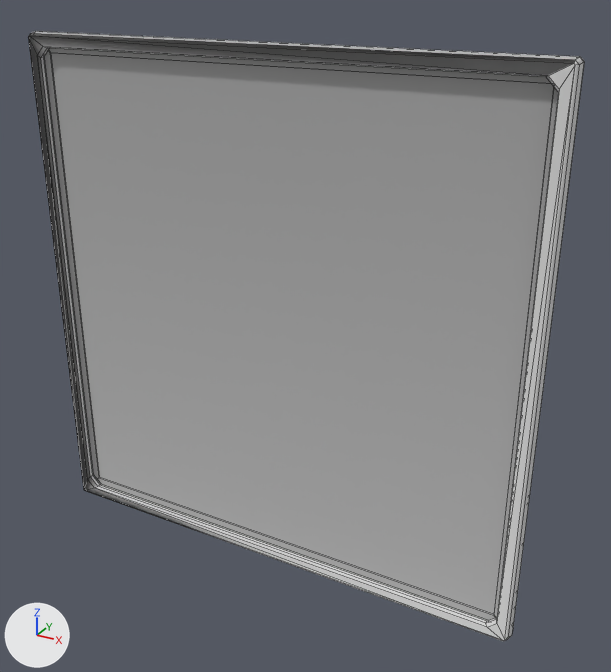
What one commit did to the Blender file LargeTransparentDisplay.blend.
Before and after are seen from a 50 mm camera at (1.88, -4.26, 1.54) aimed at (0.15, -1.13, -0.02). Every picture has the same lights, and +X, +Y and +Z are marked at lower left. Mesh edges are drawn as thin lines.

In view in the first picture: 'Frame_LOD0', 'TextArea'.
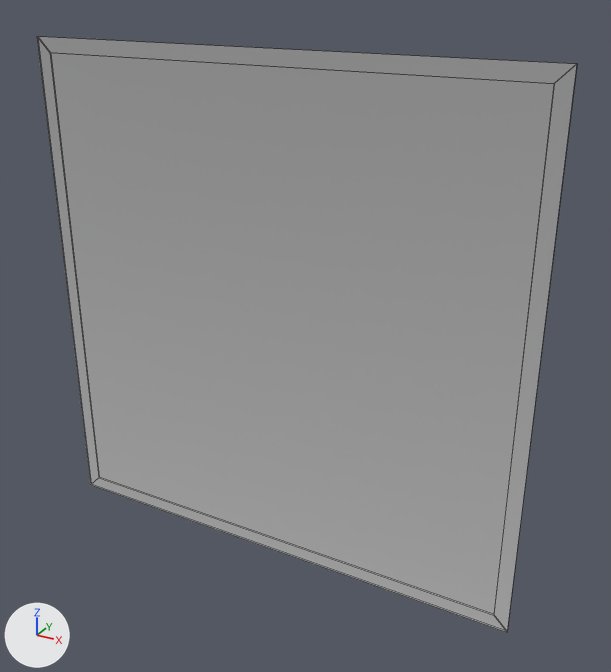
Changed parts and their boxes (x1, y1, x2, y2) in the pictures (611 x 672 px):
'Frame_LOD0', hidden
    before: (28, 31, 584, 641)

Patch to the scene script:
```diff
--- a/LargeTransparentDisplay.blend.py
+++ b/LargeTransparentDisplay.blend.py
@@ me_untitled @@
 me_untitled.from_pydata(...)  # 104 vertices, 116 faces; spans x -1.26..1.26, y -1.26..-1.15, z -1.26..1.26
 # used by ob_frame_lod0; location = (0.0, 0.0, 0.0)
+# me_untitled part 1: its shading normals changed
 me_untitled.materials.append(mat_paintedmetal_colorable)
@@ ob_frame_lod0 @@
 ob_frame_lod0.location = (0.0, 0.0, 0.0)
+ob_frame_lod0.hide_set(True)  # its collection is switched off
```
